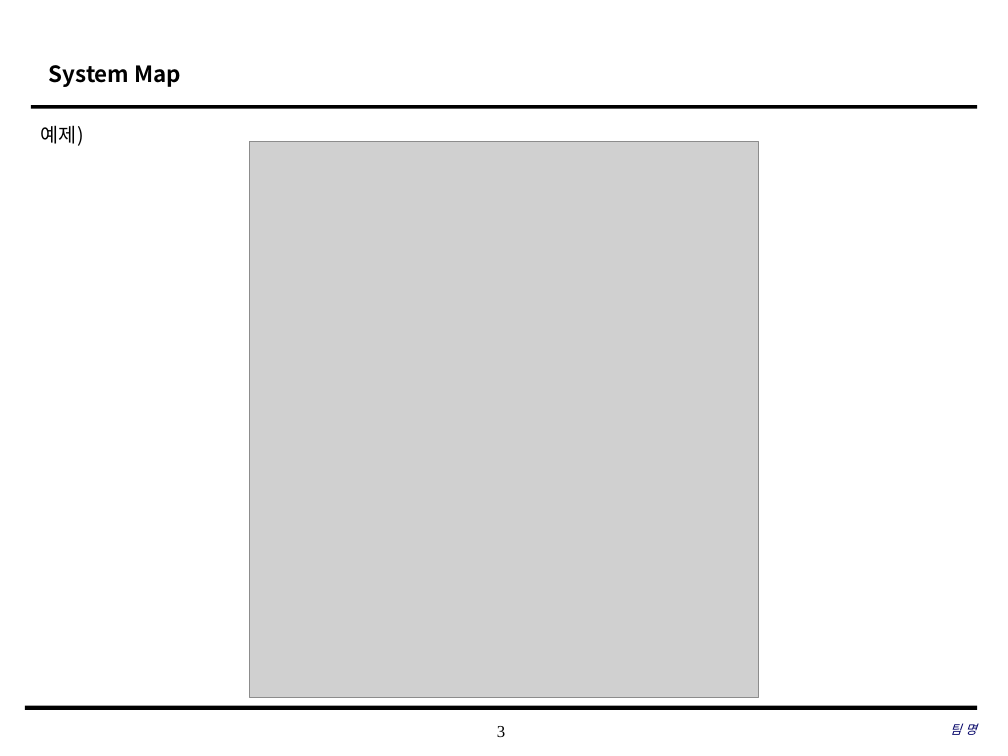
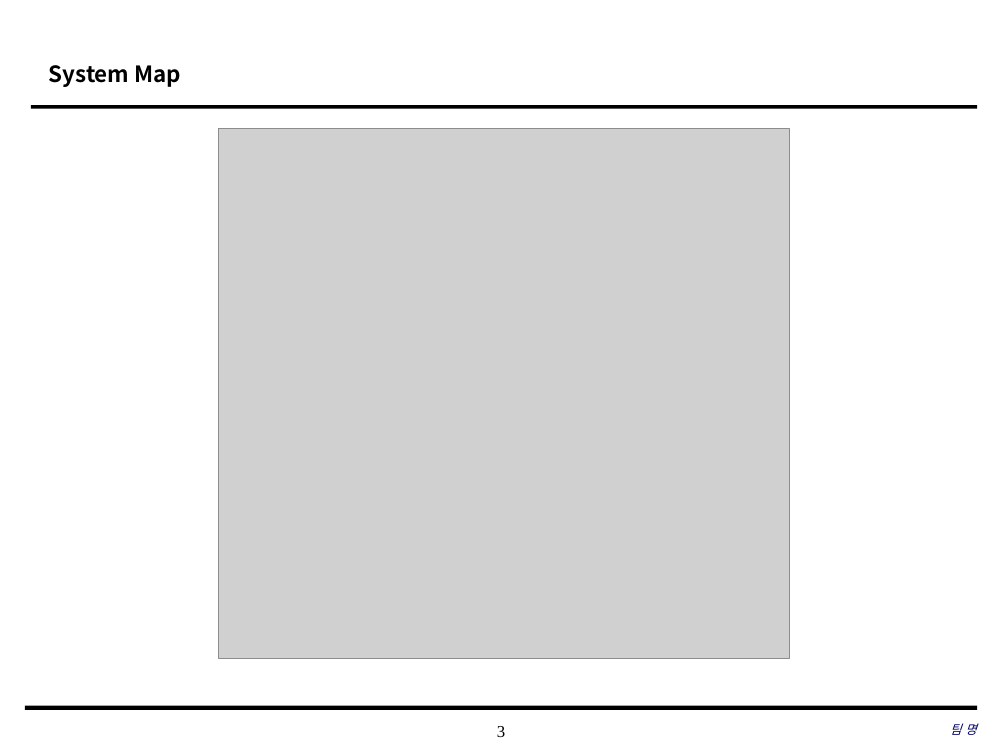
Before and after one commit to SMU-SE-Admin/2018_Capstone_D.VA_Doc, a slide deck: slide 3 of 03 설계/UI Design.pptx. Drawn at 1008x756 pixels with LibreOffice and Linux fonts; fonts in the diff are those of the drawing; grey boxes stand for pictures; background and template pictures are left out. Boxes give left, top, right and bottom in pixels: in the first picture for what was removed or moved away, otherwise in the second. Text is boxed around its words. In the diff, an @@ line names an element or a change of style, - is before the commit and + after.

```diff
--- a/03 설계/UI Design.pptx
+++ b/03 설계/UI Design.pptx
@@ text removed at [41,125,84,146] @@
-예제)
@@ picture: place and size @@
-picture at [250,141,758,698]
+picture at [219,129,790,658]
```
Also in this commit, not shown: 4 other slides changed, 13 slides added, 2 slides removed, 29 other files.
